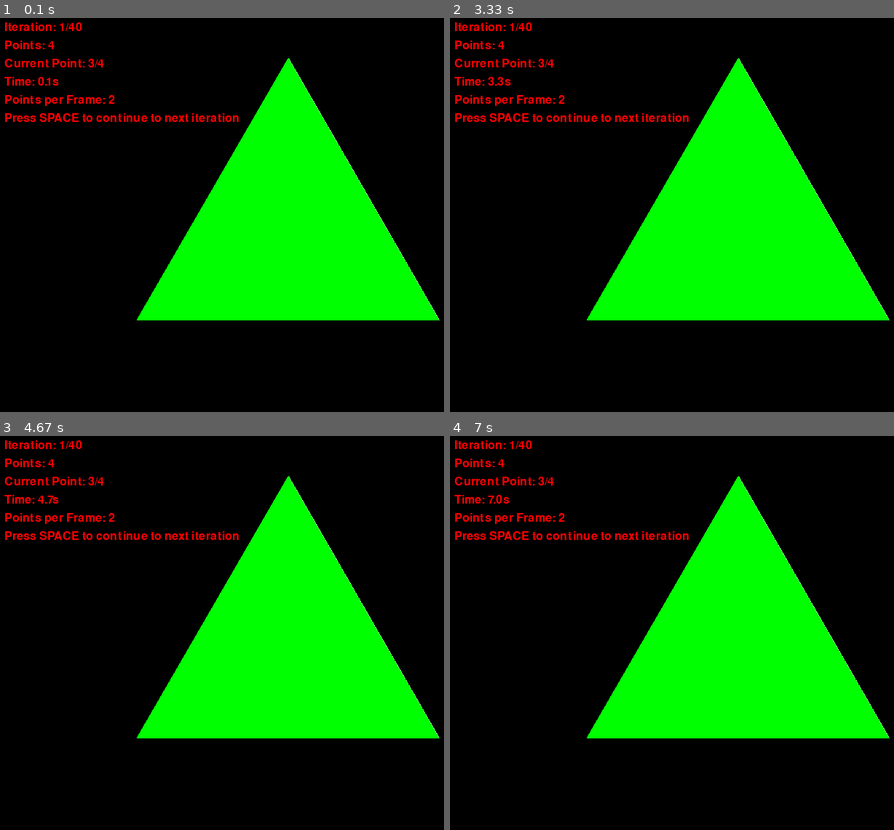
Above: before the commit, frames 1-4 (two rows, left to right).
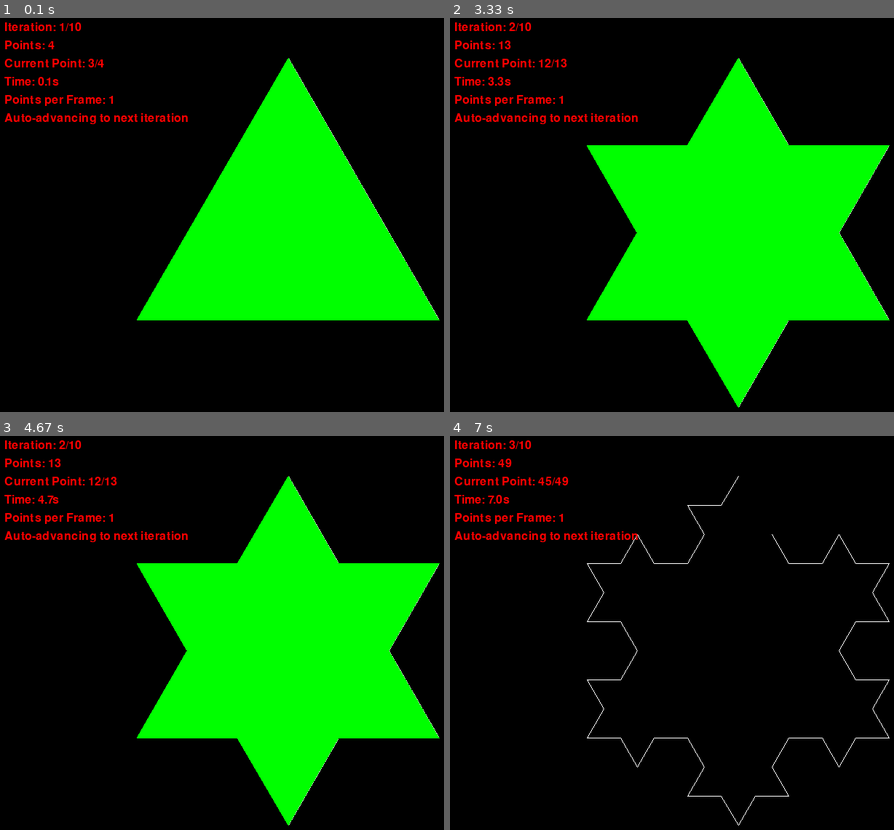
Above: after the commit, the same moments.

Repository: danadrianmirea/python-playground
Game: pygame game, started from koch_curve.py
Two runs of this game, one before a commit and one after it. Both use one fixed random seed, a clock stepped at 60 frames per second and the inputs below.
Inputs:
- Up to frame 1 (0.1 s): no input
- Up to frame 2 (3.33 s): no input
- Up to frame 3 (4.67 s): no input
- Up to frame 4 (7 s): no input

The runs differ from the first frame. In frame 1, 0.8% of the frame differs, in the area x 0-54%, y 1-27%; in frame 2, 8.6%; in frame 3, 8.6%; in frame 4, 24%, in the area x 0-100%, y 1-99%.

Commit message:
do some  tweaks to the koch curve script parameters

Diff:
--- a/koch_curve.py
+++ b/koch_curve.py
@@ -58,12 +58,13 @@
 
     return points1[:-1] + points2[:-1] + points3[:-1] + points4
 
-def main():
+def main(wait_for_input=True):
     clock = pygame.time.Clock()
-    current_iteration = 1
-    max_iterations = 40
-    points_per_frame = 2
+    current_iteration = 1  # Start from iteration 1
+    max_iterations = 10
+    target_time_per_iteration = 3.0  # Target time in seconds for each iteration
     start_time = time.time()
+    delay_start_time = None  # Track when delay started
 
     # Calculate the initial triangle points
     center_x = WIDTH // 2
@@ -78,6 +79,7 @@
     # Initialize the points list for the current iteration
     current_points = []
     current_point_index = 0
+    points_per_frame = 1  # Initialize with a default value
 
     running = True
     waiting_for_input = False
@@ -106,16 +108,21 @@
                 points3 = koch_points(p3, p1, current_iteration - 1)
                 current_points = points1[:-1] + points2[:-1] + points3[:-1] + [p1]
 
+            # Calculate points_per_frame based on total points and target time
+            total_points = len(current_points)
+            frames_per_iteration = int(target_time_per_iteration * 60)  # 60 FPS
+            points_per_frame = max(1, int(total_points / frames_per_iteration))
+
         # Draw the current points
         if current_points:
             # Draw the lines up to the current point
-            for i in range(min(current_point_index, len(current_points) - 1)):
+            for i in range(min(int(current_point_index), len(current_points) - 1)):
                 pygame.draw.line(screen, WHITE, current_points[i], current_points[i+1], 1)
 
             # Draw the current point
             if current_point_index < len(current_points) - 1:
-                pygame.draw.line(screen, WHITE, current_points[current_point_index],
-                               current_points[current_point_index + 1], 1)
+                pygame.draw.line(screen, WHITE, current_points[int(current_point_index)],
+                               current_points[int(current_point_index) + 1], 1)
 
             # Update the current point index
             current_point_index += points_per_frame
@@ -127,7 +134,18 @@
                 pygame.draw.line(screen, WHITE, current_points[-2], current_points[-1], 1)
                 # Fill the interior with green
                 pygame.draw.polygon(screen, GREEN, current_points)
-                waiting_for_input = True
+                if wait_for_input:
+                    waiting_for_input = True
+                else:
+                    # Start the delay if not already started
+                    if delay_start_time is None:
+                        delay_start_time = time.time()
+                    # Check if 3 seconds have passed
+                    if time.time() - delay_start_time >= 3.0:
+                        current_iteration += 1
+                        current_points = []
+                        current_point_index = 0
+                        delay_start_time = None  # Reset delay timer
 
         # Draw debug information
         elapsed_time = time.time() - start_time
@@ -141,6 +159,8 @@
 
         if waiting_for_input:
             debug_info.append("Press SPACE to continue to next iteration")
+        elif current_iteration <= max_iterations:
+            debug_info.append("Auto-advancing to next iteration")
 
         for i, text in enumerate(debug_info):
             text_surface = font.render(text, True, RED)
@@ -151,5 +171,7 @@
 
     pygame.quit()
 
+WAIT_FOR_INPUT=False
+
 if __name__ == "__main__":
-    main()
+    main(WAIT_FOR_INPUT)  # You can change this to False to disable waiting
